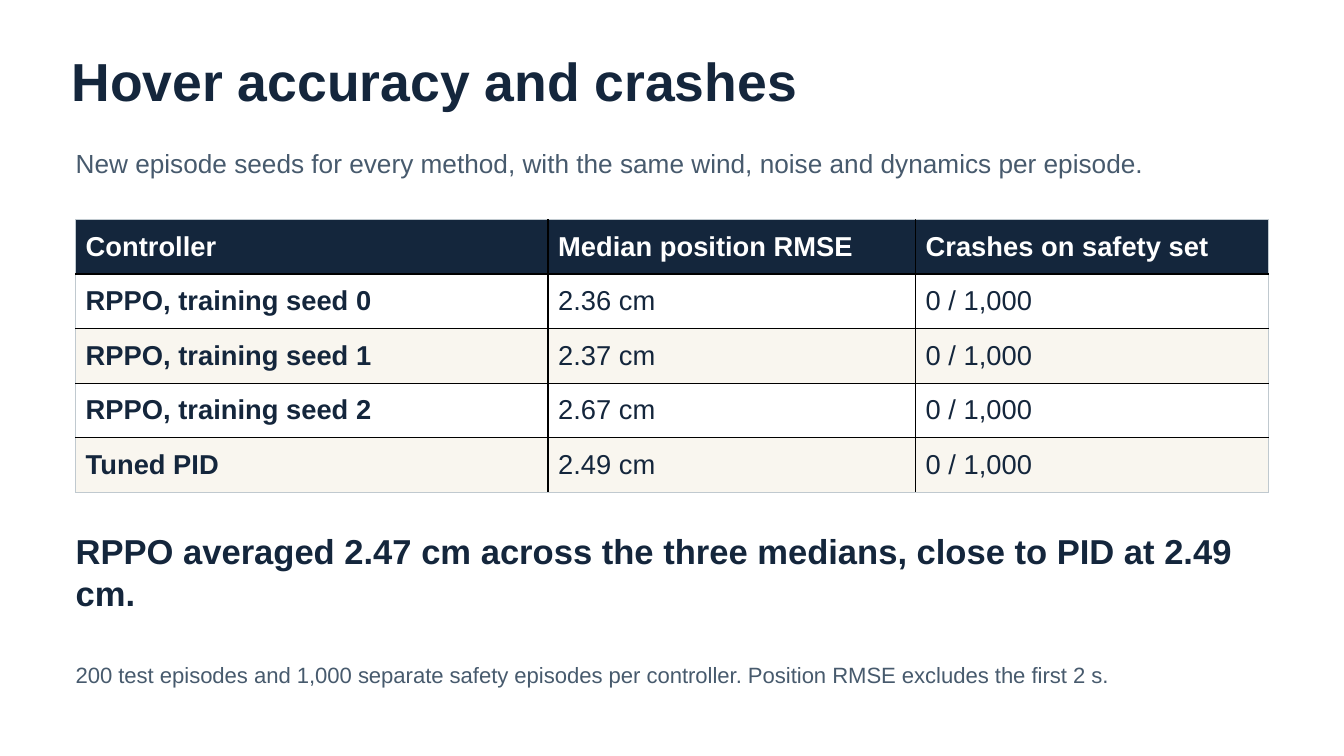
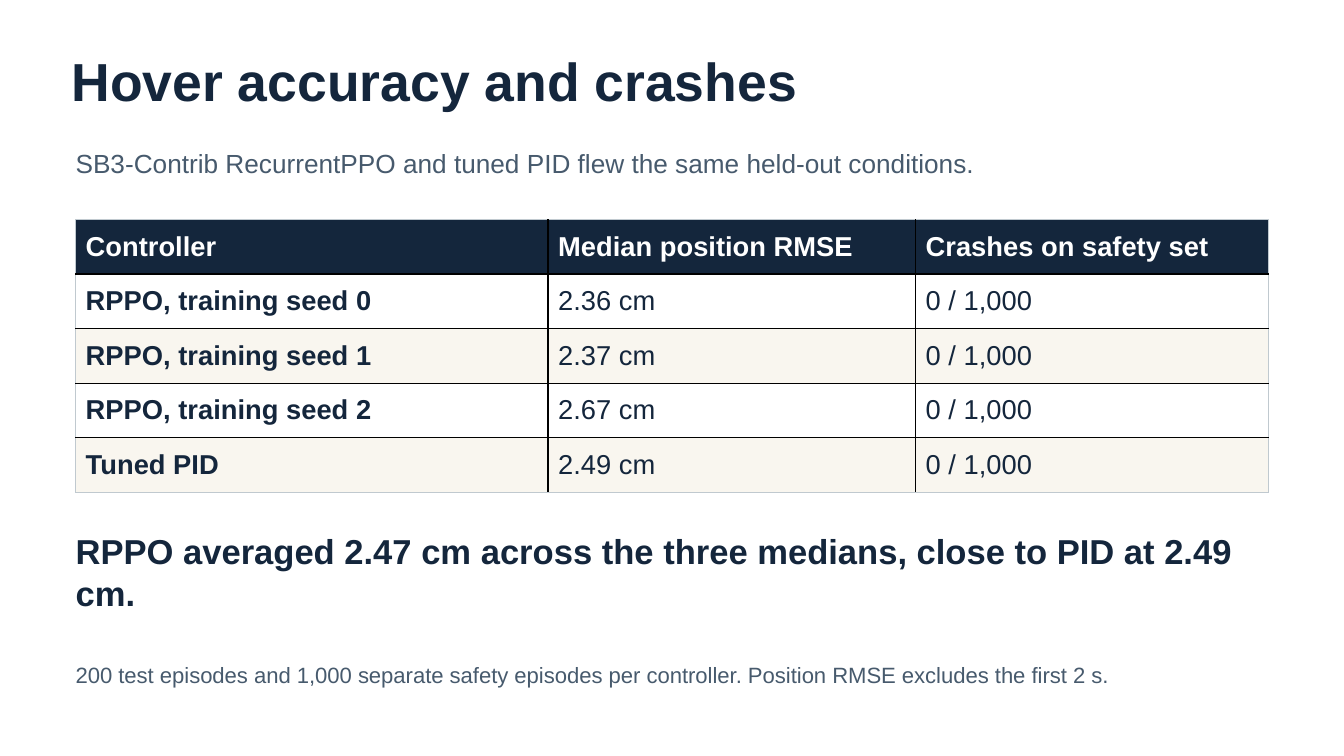
Before and after one commit to lohmo111/quadwind, a slide deck: slide 9 of presentation/RPPO_final_EN.pptx. Drawn at 1344x756 pixels with LibreOffice and Linux fonts; fonts in the diff are those of the drawing. Boxes give left, top, right and bottom in pixels: in the first picture for what was removed or moved away, otherwise in the second. Text is boxed around its words. In the diff, an @@ line names an element or a change of style, - is before the commit and + after.

Commit message:
Add native recurrent PPO and verify the Quadwind defense materials

```diff
--- a/presentation/RPPO_final_EN.pptx
+++ b/presentation/RPPO_final_EN.pptx
@@ text at [76,154,973,174]: text changed @@
-New episode seeds for every method, with the same wind, noise and dynamics per episode.
+SB3-Contrib RecurrentPPO and tuned PID flew the same held-out conditions.
```
Also in this commit, not shown: 2 other slides changed, 30 other files.
